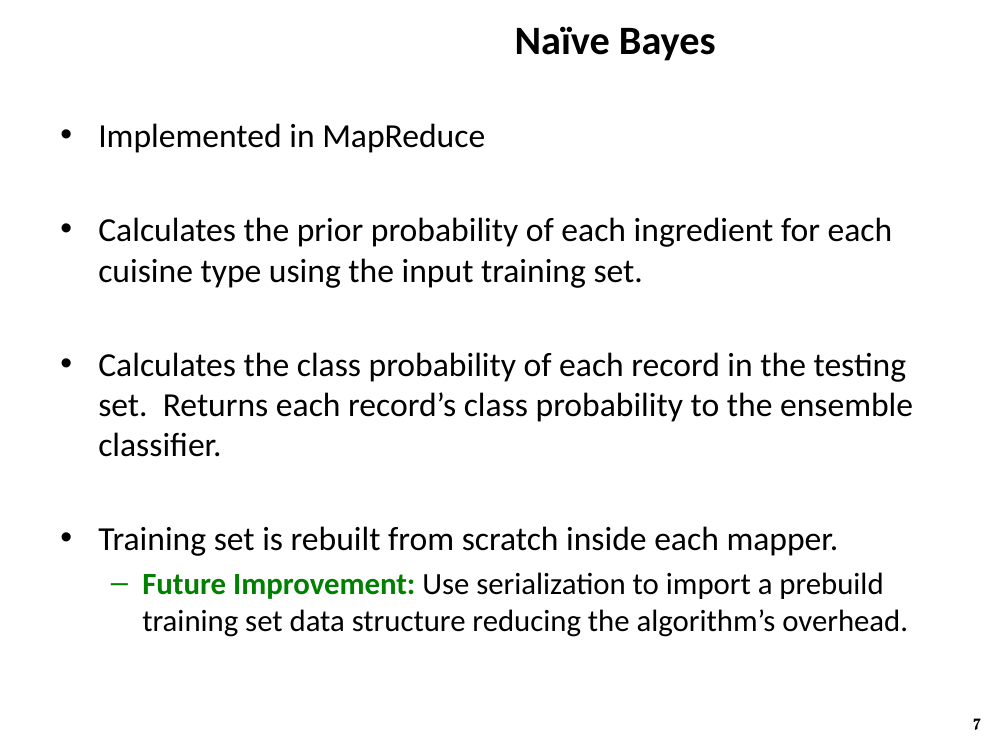
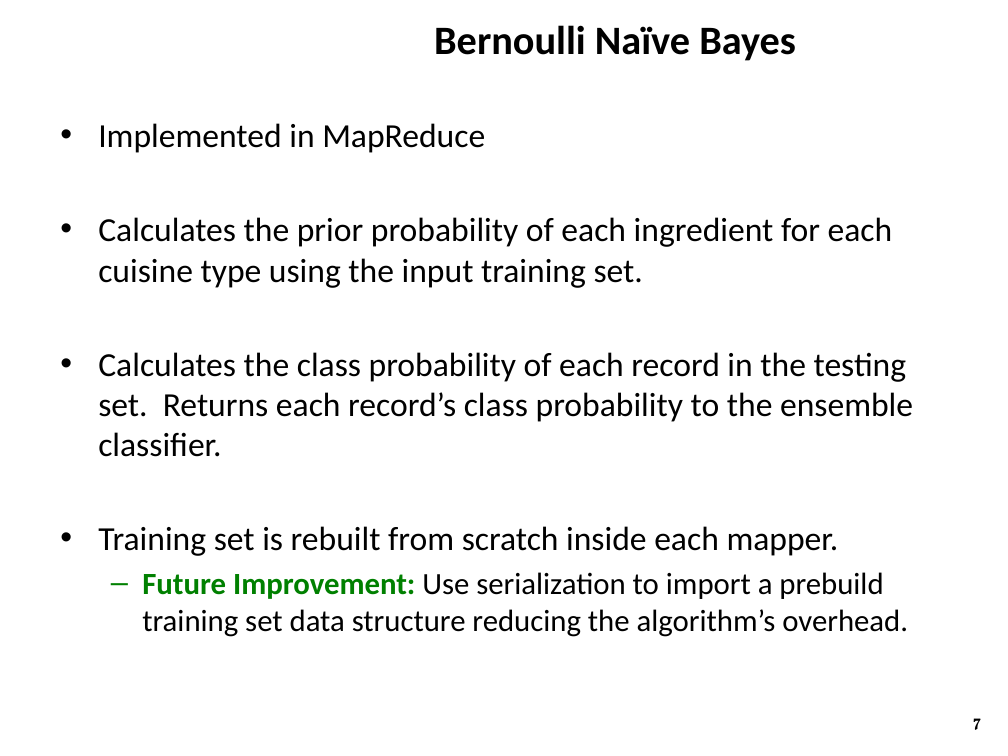
Before and after one commit to ZaydH/CS286_Project, a slide deck: slide 7 of Presentation/CS286 - Ensemble Classifier on AWS.pptx. Drawn at 1008x756 pixels with LibreOffice and Linux fonts; fonts in the diff are those of the drawing; background and template pictures are left out. Boxes give left, top, right and bottom in pixels: in the first picture for what was removed or moved away, otherwise in the second. Text is boxed around its words. In the diff, an @@ line names an element or a change of style, - is before the commit and + after.

Commit message:
Mentioning Bernoulli explicitly in the slides.

```diff
--- a/Presentation/CS286 - Ensemble Classifier on AWS.pptx
+++ b/Presentation/CS286 - Ensemble Classifier on AWS.pptx
@@ title at [434,25,796,61]: text changed @@
-Naïve Bayes
+Bernoulli Naïve Bayes
```
Also in this commit, not shown: 1 other slide changed.
